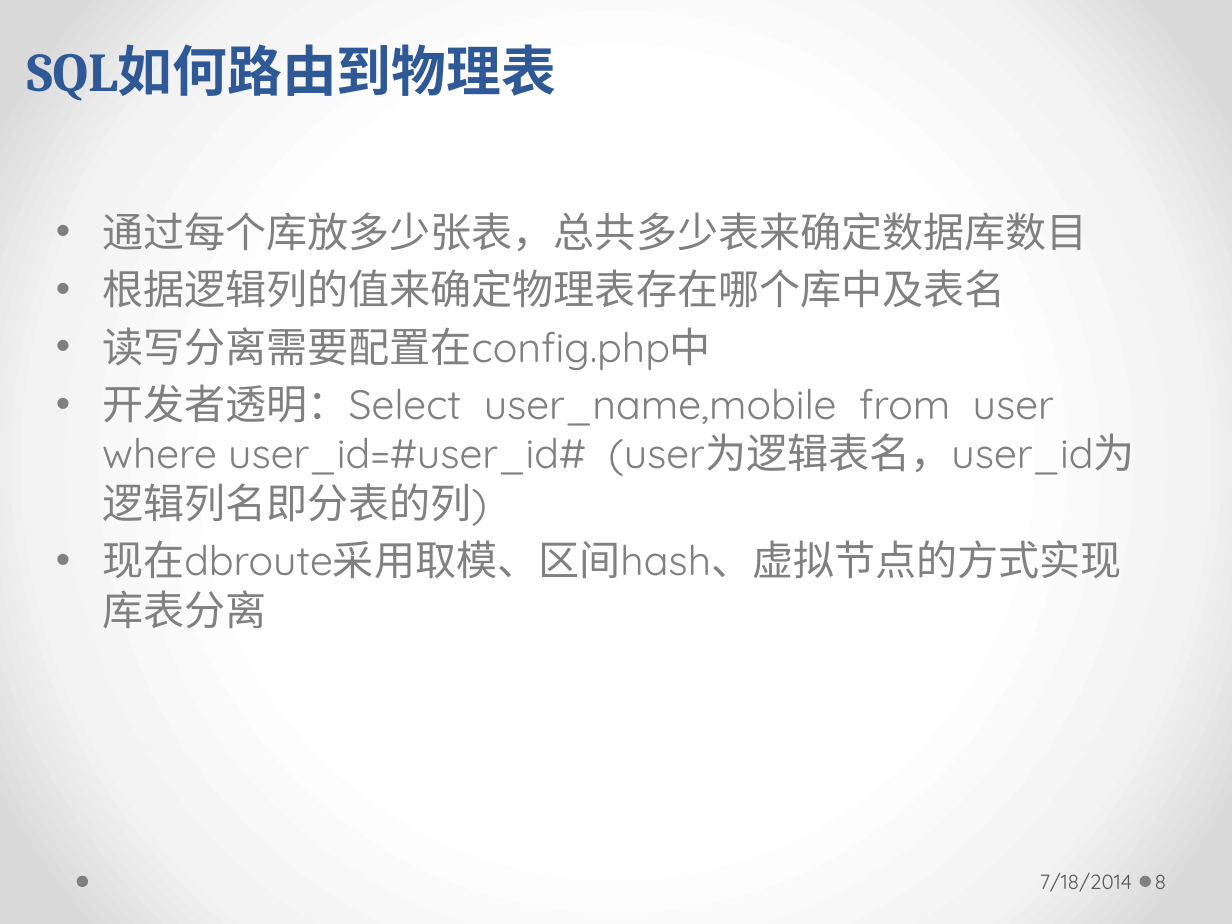
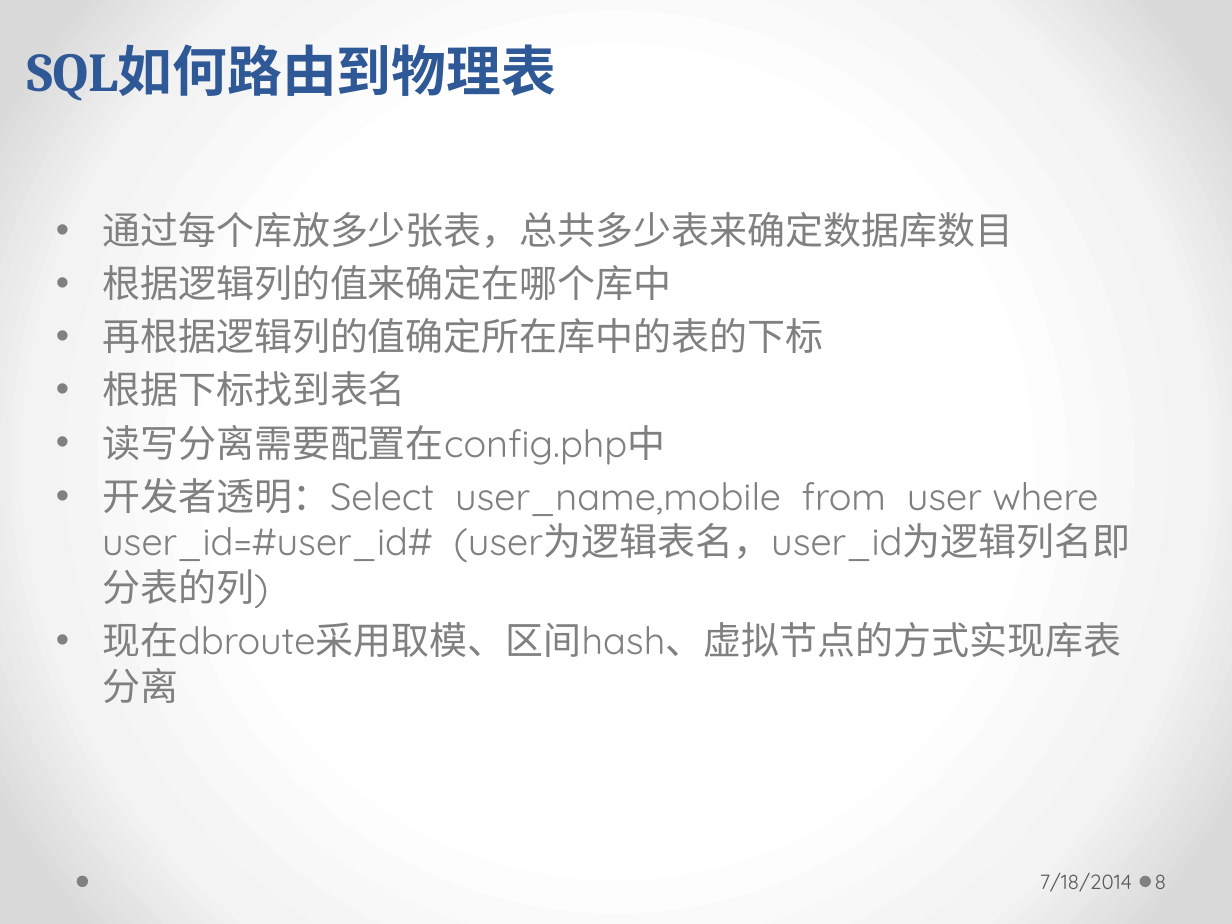
Before and after one commit to longhaisheng/dbroute, a slide deck: slide 8 of dbroute.pptx. Drawn at 1232x924 pixels with LibreOffice and Linux fonts; fonts in the diff are those of the drawing. Boxes give left, top, right and bottom in pixels: in the first picture for what was removed or moved away, otherwise in the second. Text is boxed around its words. In the diff, an @@ line names an element or a change of style, - is before the commit and + after.

```diff
--- a/dbroute.pptx
+++ b/dbroute.pptx
@@ text at [102, 212, 1131, 703]: size 24 to 22.2 pt in "通过每个库放多少张表，总共多少表来确定数据库数目", "读写分离需要配置在config.php中", "开发者透明：Select user_name,mobile from user where user_id=#user_ ...", "现在dbroute采用取模、区间hash、虚拟节点的方式实现库表分离" @@
@@ text at [102, 265, 824, 406]: text changed; size 24 to 22.2 pt @@
-• 根据逻辑列的值来确定物理表存在哪个库中及表名
+• 根据逻辑列的值来确定在哪个库中
+• 再根据逻辑列的值确定所在库中的表的下标
+• 根据下标找到表名
```
Also in this commit, not shown: 4 other slides changed.
